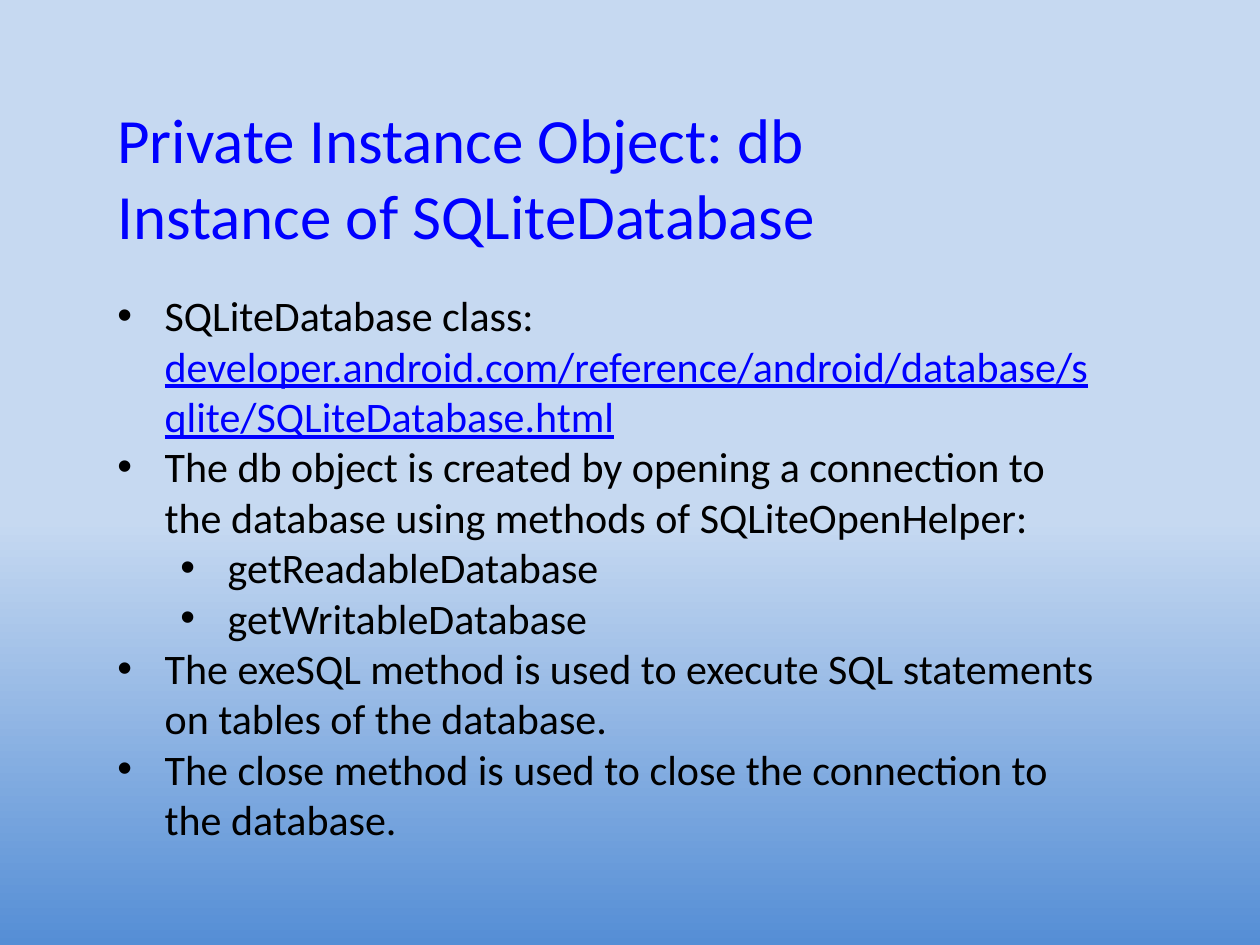
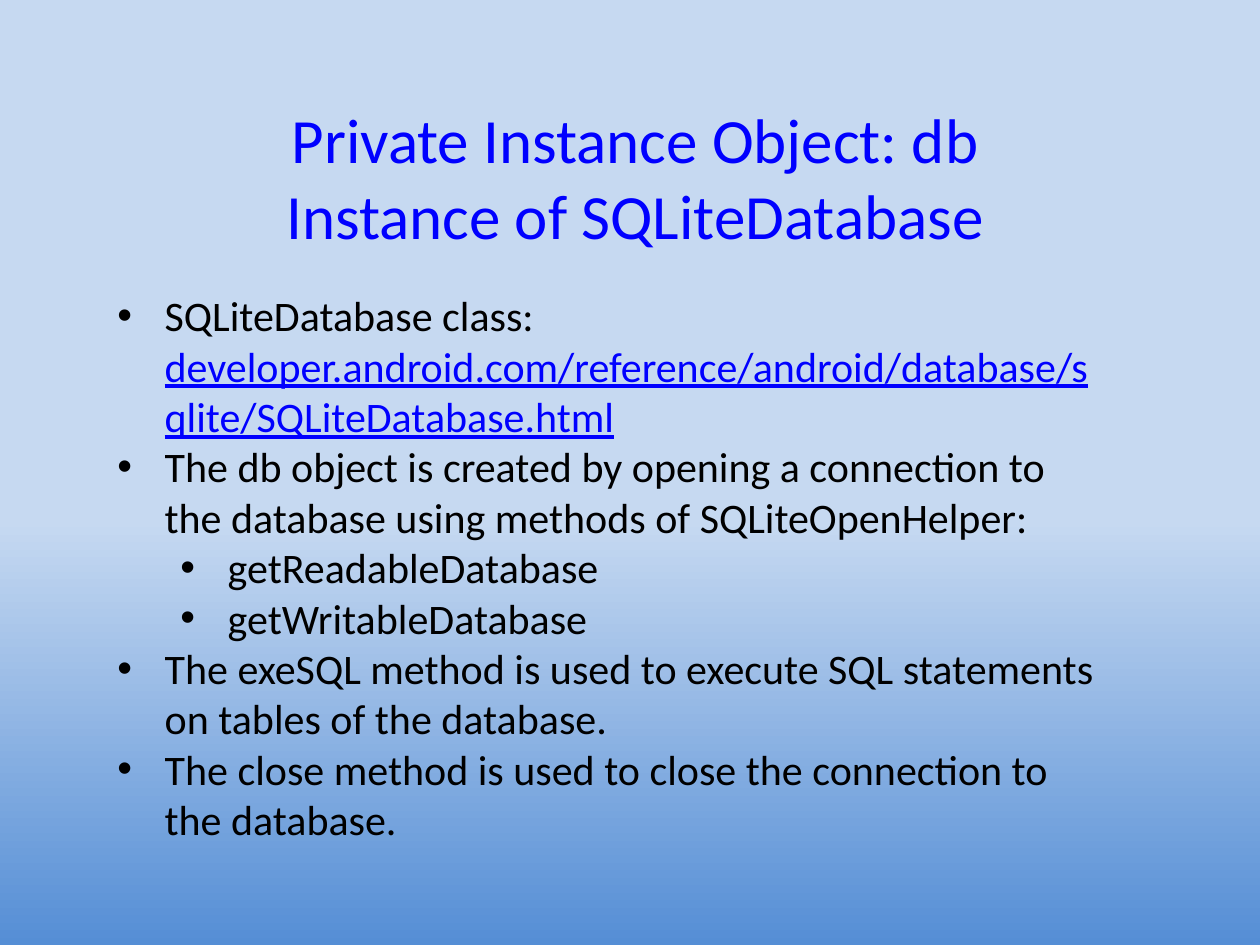
Before and after one commit to UO-CIS/CIS399Android-CourseMaterials, a slide deck: slide 21 of Notes and Slides/CIS399Wk3Day3-SQLIteDatabases.pptx. Drawn at 1260x945 pixels with LibreOffice and Linux fonts; fonts in the diff are those of the drawing. Boxes give left, top, right and bottom in pixels: in the first picture for what was removed or moved away, otherwise in the second. Text is boxed around its words. In the diff, an @@ line names an element or a change of style, - is before the commit and + after.

```diff
--- a/Notes and Slides/CIS399Wk3Day3-SQLIteDatabases.pptx
+++ b/Notes and Slides/CIS399Wk3Day3-SQLIteDatabases.pptx
@@ text "Private Instance Object: db" at [286,119,984,248]: alignment left to centre @@
```
Also in this commit, not shown: 6 other slides changed, 2 other files.
